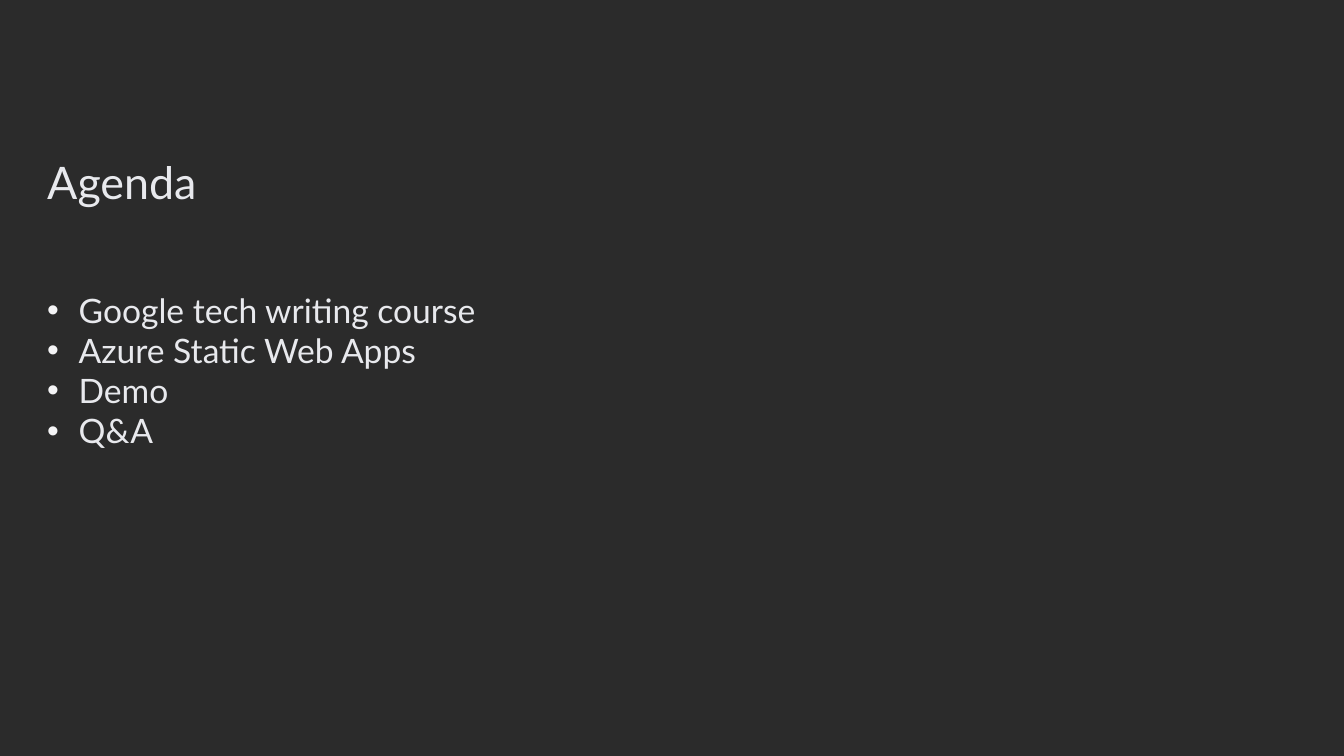
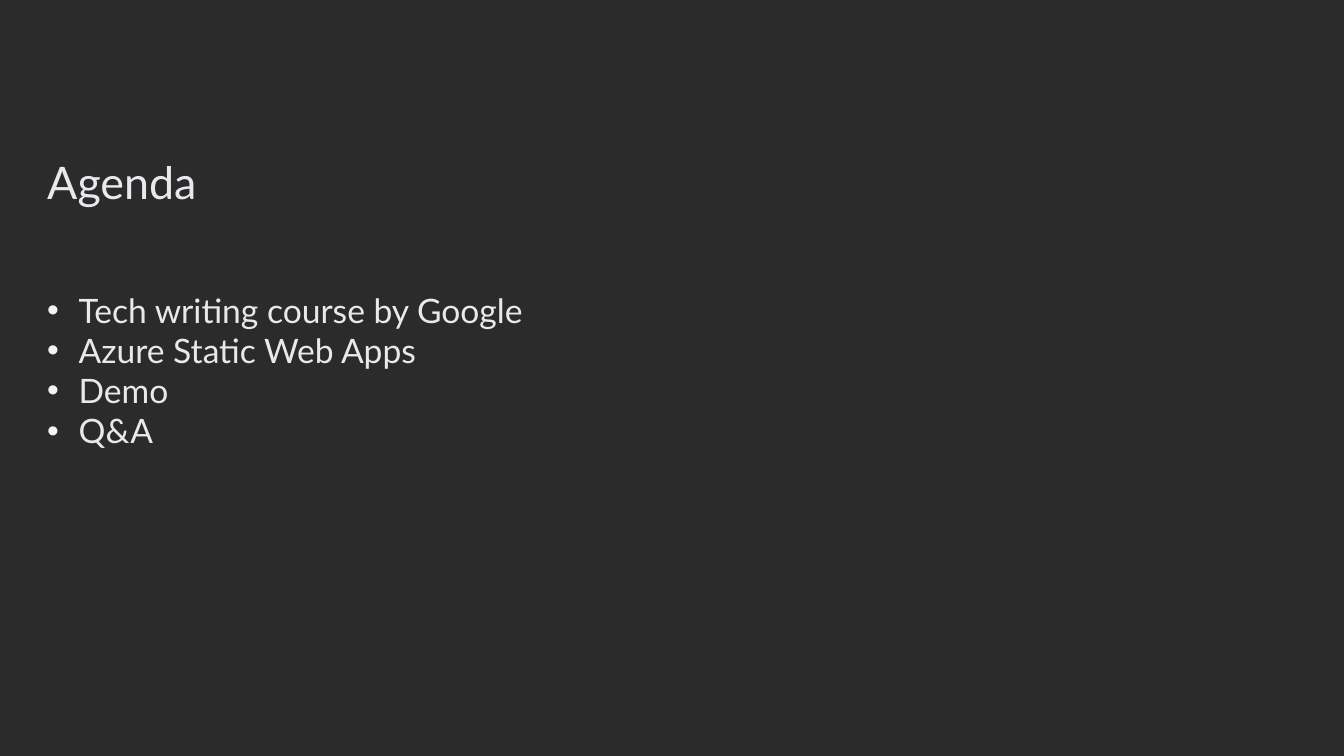
Before and after one commit to Ungerfall/ungerfall.github.io, a slide deck: slide 2 of presentation/tech-writing/tech-writing-azure-static-web-apps.pptx. Drawn at 1344x756 pixels with LibreOffice and Linux fonts; fonts in the diff are those of the drawing; background and template pictures are left out; a plain dark background stands for a picture behind light text. Boxes give left, top, right and bottom in pixels: in the first picture for what was removed or moved away, otherwise in the second. Text is boxed around its words. In the diff, an @@ line names an element or a change of style, - is before the commit and + after.

```diff
--- a/presentation/tech-writing/tech-writing-azure-static-web-apps.pptx
+++ b/presentation/tech-writing/tech-writing-azure-static-web-apps.pptx
@@ text at (79,298,523,329): text changed @@
-• Google tech writing course
+• Tech writing course by Google
```
Also in this commit, not shown: 3 other slides changed, 4 slides added, 1 slide removed.
